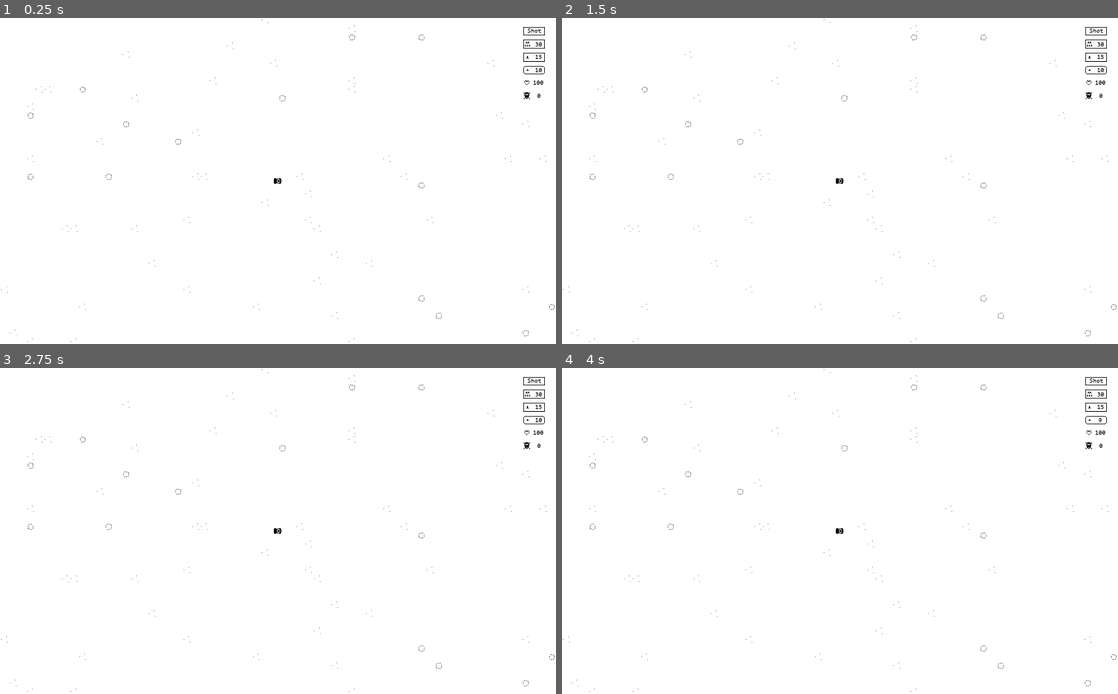
Above: before the commit, frames 1-4 (two rows, left to right).
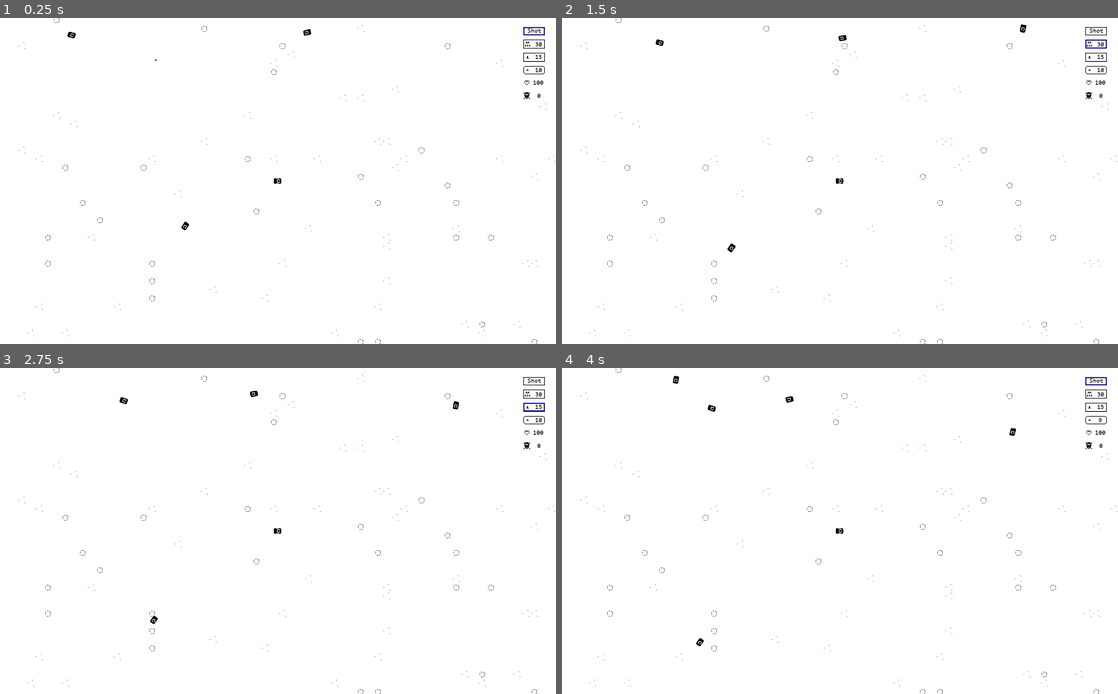
Above: after the commit, the same moments.

Repository: Tnxec2/OldTank
Game: Godot game, scene res://Game.tscn
Two runs of this game, one before a commit and one after it. Both use one fixed random seed, a clock stepped at 60 frames per second and the inputs below.
Inputs (mouse positions are in pixels of both pictures, inside the frame that each line leads up to):
- Up to frame 1 (0.25 s): no input
- Up to frame 2 (1.5 s): click (1095, 31) at 0.5 s; click (1095, 44) at 1.25 s
- Up to frame 3 (2.75 s): click (533, 407) at 2 s
- Up to frame 4 (4 s): click (1095, 420) at 2.75 s; click (1095, 381) at 3.5 s

The runs differ from the first frame. In frame 1, 0.5% of the frame differs, in the area x 0-100%, y 0-100%; in frame 2, 0.6%; in frame 3, 0.5%; in frame 4, 0.6%.

Commit message:
enemys shot

Diff:
--- a/Game.tscn
+++ b/Game.tscn
@@ -20,6 +20,7 @@
 
 [node name="GameOver" parent="." instance=ExtResource( 5 )]
 
+[connection signal="change_bullet_type" from="Map" to="HUD" method="_on_Map_change_bullet_type"]
 [connection signal="change_killed_enemys" from="Map" to="HUD" method="_on_Map_change_killed_enemys"]
 [connection signal="clicked" from="Map" to="Map/Player" method="_on_Map_clicked"]
 [connection signal="game_over" from="Map" to="." method="_on_Map_game_over"]
--- a/Map.gd
+++ b/Map.gd
@@ -1,7 +1,10 @@
 extends Node2D
 
-signal clicked(position)
+signal clicked(position, bulletType)
 signal swipedTo(vector)
+signal change_bullet_type(bulletType)
+
+var enemy_tank = preload("res://tank/EnemyTank.tscn")
 
 signal set_bomb
 signal change_killed_enemys
@@ -18,17 +21,17 @@
 var killed_enemys = 0
 var game_over = false
 
-enum BulletType {
-	SHOT,
-	CANNON,
-	MISSILE
-}
+var currentBulletType = 0
+
+var rand = RandomNumberGenerator.new()
 
 func _ready():
 	get_map_size()
 	set_camera_limits()
 	$Player.position =  Vector2(map_size.x/2, map_size.y/2)
 	emit_signal("change_killed_enemys", killed_enemys)
+	emit_signal("change_bullet_type", currentBulletType)
+	spawn_enemys()
 
 func get_map_size():
 	var map_limits = $Ground.get_used_rect()
@@ -45,6 +48,41 @@
 	$Player/Camera2D.limit_top = limits[2]
 	$Player/Camera2D.limit_bottom = limits[3]
 
+func spawn_enemys():
+	for i in range(0,10):
+		respawn_enemy()
+
+func respawn_enemy():
+	var enemy = enemy_tank.instance()
+	rand.randomize()
+	var x = rand.randf_range(10,map_size.x-10)
+	rand.randomize()
+	var y = rand.randf_range(10,map_size.y-10)
+	enemy.position = Vector2(x, y)
+	enemy.limits = limits
+	enemy.connect("died", self, "_on_EnemyTank_died")
+	enemy.connect("shoot", self, "_on_EnemyTank_shoot")
+	enemy.set_player($Player)
+	add_child(enemy)
+
+func _on_EnemyTank_died():
+	killed_enemys -= 1
+	emit_signal("change_killed_enemys", killed_enemys)
+
+func _on_EnemyTank_shoot(bullet, _position, _direction, _target=null):
+	var b = bullet.instance()
+	add_child(b)
+	b.start(_position, _direction, _target)
+
+#func respawn_tree():
+#	var tree = tree_scene.instance()
+#	rand.randomize()
+#	var x = rand.randf_range(0,map_size.x)
+#	rand.randomize()
+#	var y = rand.randf_range(0,map_size.y)
+#	tree.position.y = y
+#	tree.position.x = x
+#	add_child(tree)
 
 # func _unhandled_input(event):
 func _unhandled_input(event):
@@ -61,7 +99,7 @@
 				PP = (s2 - s1).normalized()  # obtain the movement vector
 				emit_signal("swipedTo", PP)
 			else:
-				emit_signal("clicked", s2)
+				emit_signal("clicked", s2, currentBulletType)
 	elif event is InputEventMouseMotion:
 		#print("Mouse Motion at: ", event.position)
 		pass
@@ -78,15 +116,24 @@
 
 func _on_HUD_cannon_pressed():
 	if !game_over:
-		print('_on_Buttons_cannon_pressed')
+		if $Player.cannone_count > 0:
+			currentBulletType = 1
+		else:
+			currentBulletType = 0
+		emit_signal("change_bullet_type", currentBulletType)
 
 func _on_HUD_shot_pressed():
 	if !game_over:
-		print('_on_Buttons_shot_pressed')
+		currentBulletType = 0
+		emit_signal("change_bullet_type", currentBulletType)
 
 func _on_HUD_missile_pressed():
 	if !game_over:
-		print('_on_Buttons_missile_pressed')
+		if $Player.missile_count > 0:
+			currentBulletType = 2
+		else:
+			currentBulletType = 0
+		emit_signal("change_bullet_type", currentBulletType)
 
 func _on_Player_set_bomb(bomb, _position):
 	var b = bomb.instance()
--- a/Map.tscn
+++ b/Map.tscn
@@ -13,3 +13,4 @@
 cell_custom_transform = Transform2D( 0, 0, 0, 0, 0, 0 )
 format = 1
 script = ExtResource( 4 )
+map_size = 80
--- a/TileMap.gd
+++ b/TileMap.gd
@@ -1,17 +1,17 @@
 extends TileMap
 
 
-# Declare member variables here. Examples:
-# var a = 2
-# var b = "text"
+export (int) var map_size
 
+var rand = RandomNumberGenerator.new()
 
 # Called when the node enters the scene tree for the first time.
 func _ready():
-	for n in 80:
-		for m in 80:
+	rand.randomize()
+	for n in map_size:
+		for m in map_size:
 			var type = 0
-			var r = rand_range(0, 100)
+			var r = rand.randi_range(0, 100)
 			if ( r < 98):
 				type = 0
 			elif (r < 99.5):
--- a/bullets/Bomb.gd
+++ b/bullets/Bomb.gd
@@ -14,9 +14,13 @@
 	$Explosion.show()
 	$Explosion.play("smoke")
 
+func take_damage():
+	explode()
+
 func _on_Bomb_body_entered(body):
 	if onFire:
 		explode()
+		print("_on_Bomb_body_entered: ", body)
 		if body.has_method('take_damage'):
 			body.take_damage(damage)
 
--- a/bullets/Bullet.gd
+++ b/bullets/Bullet.gd
@@ -29,14 +29,14 @@
 
 func explode():
 	set_process(false)
-	velocity = Vector2()
+	velocity = Vector2.ZERO
 	$Sprite.hide()
 	$Explosion.show()
 	$Explosion.play()
 
 func _on_Bullet_body_entered(body):
-	print("_on_Bullet_body_entered")
-	print(body)
+	print("_on_Bullet_body_entered: ", body)
+	position = body.position
 	explode()
 	if body.has_method('take_damage'):
 		body.take_damage(damage)
--- /dev/null
+++ b/bullets/EnemyTankBullet.gd
@@ -0,0 +1 @@
+extends "res://bullets/Bullet.gd"
--- /dev/null
+++ b/bullets/EnemyTankBullet.tscn
@@ -0,0 +1,26 @@
+[gd_scene load_steps=5 format=2]
+
+[ext_resource path="res://assets/textures/bullets.png" type="Texture" id=1]
+[ext_resource path="res://bullets/Bullet.tscn" type="PackedScene" id=2]
+[ext_resource path="res://bullets/EnemyTankBullet.gd" type="Script" id=3]
+
+[sub_resource type="CircleShape2D" id=1]
+radius = 3.0
+
+[node name="EnemyTankBullet" instance=ExtResource( 2 )]
+collision_layer = 8
+collision_mask = 11
+script = ExtResource( 3 )
+speed = 750
+damage = 10
+
+[node name="Sprite" parent="." index="0"]
+texture = ExtResource( 1 )
+region_enabled = true
+region_rect = Rect2( 4, 0, 6, 6 )
+
+[node name="CollisionShape2D" parent="." index="1"]
+shape = SubResource( 1 )
+
+[node name="LifeTime" parent="." index="2"]
+wait_time = 0.5
--- /dev/null
+++ b/tank/EnemyTank.gd
@@ -0,0 +1,65 @@
+extends "res://tank/Tank.gd"
+
+export (float) var turret_speed
+export (int) var detect_radius
+var turret_target = null
+var player = null
+
+var limits = [0, 0, 0, 0] # left, right, top, bottom
+
+var rand = RandomNumberGenerator.new()
+
+func _ready():
+	var circle = CircleShape2D.new()
+	$DetectRadius/CollisionShape2D.shape = circle
+	$DetectRadius/CollisionShape2D.shape.radius = detect_radius
+	rand.randomize()
+	randomRotate()
+
+func randomRotate():
+	var angle = rand.randf_range(0, PI)
+	velocity = Vector2(speed, 0).rotated(angle)
+	rotate(angle)
+	$Turret.rotate(0)
+
+func control(delta):
+	wrap_around_map()
+
+func drive_to(target_vector: Vector2) -> void:
+	look_at(position+target_vector)
+	velocity = target_vector * speed
+
+func set_player(p):
+	player = p
+
+func setDirection(delta):
+	if turret_target == null:
+		return
+	var vec_to_player = turret_target.global_position - global_position
+	vec_to_player = vec_to_player.normalized()
+	drive_to(vec_to_player)
+
+func wrap_around_map():
+	if global_position.x > limits[1]:
+		global_position.x = limits[0] + 10
+	elif global_position.x < limits[0]:
+		global_position.x = limits[1] - 10
+	if global_position.y > limits[3]:
+		global_position.y = limits[2] + 10
+	elif global_position.y < limits[2]:
+		global_position.y = limits[3] - 10
+
+func _process(delta):
+	if turret_target:
+		var target_dir = (turret_target.global_position - global_position).normalized()
+		var current_dir = Vector2(1, 0).rotated($Turret.global_rotation)
+		$Turret.global_rotation = current_dir.linear_interpolate(target_dir, turret_speed * delta).angle()
+		if target_dir.dot(current_dir) > 0.9:
+			shoot(gun_shots, gun_spread, turret_target)
+
+func _on_DetectRadius_body_entered(body):
+	turret_target = body
+
+func _on_DetectRadius_body_exited(body):
+	if body == turret_target:
+		turret_target = null
--- /dev/null
+++ b/tank/EnemyTank.tscn
@@ -0,0 +1,36 @@
+[gd_scene load_steps=6 format=2]
+
+[ext_resource path="res://tank/Tank.tscn" type="PackedScene" id=1]
+[ext_resource path="res://assets/textures/enemy_body.png" type="Texture" id=2]
+[ext_resource path="res://assets/textures/enemy_turret.png" type="Texture" id=3]
+[ext_resource path="res://tank/EnemyTank.gd" type="Script" id=4]
+[ext_resource path="res://bullets/EnemyTankBullet.tscn" type="PackedScene" id=5]
+
+[node name="EnemyTank" instance=ExtResource( 1 )]
+collision_layer = 4
+collision_mask = 7
+script = ExtResource( 4 )
+Bullet = ExtResource( 5 )
+speed = 40
+gun_cooldown = 0.5
+max_health = 50
+turret_speed = 1.0
+detect_radius = 200
+
+[node name="Body" parent="." index="0"]
+texture = ExtResource( 2 )
+
+[node name="Turret" parent="." index="3"]
+texture = ExtResource( 3 )
+
+[node name="Muzzle" parent="Turret" index="0"]
+position = Vector2( 8, 0 )
+
+[node name="DetectRadius" type="Area2D" parent="." index="5"]
+collision_layer = 0
+collision_mask = 2
+
+[node name="CollisionShape2D" type="CollisionShape2D" parent="DetectRadius" index="0"]
+
+[connection signal="body_entered" from="DetectRadius" to="." method="_on_DetectRadius_body_entered"]
+[connection signal="body_exited" from="DetectRadius" to="." method="_on_DetectRadius_body_exited"]
--- a/tank/Player.gd
+++ b/tank/Player.gd
@@ -13,27 +13,15 @@
 export (int) var missile_count
 
 signal change_bomb_count
-signal shoot
 signal set_bomb
 signal change_cannon_count
 signal change_missile_count
 signal change_killed_enemys
 
-
-
-enum BulletTypes {
-	Shot,
-	Cannon,
-	Missile
-}
-
-var currentBulletType = BulletTypes.Shot
-
 func _ready():
 	emit_signal("change_bomb_count", bomb_count)
 	emit_signal("change_cannon_count", cannone_count)
 	emit_signal("change_missile_count", missile_count)
-
 
 func control(delta):
 	position.x = clamp(position.x, $Camera2D.limit_left + $Body.texture.get_width()/2, $Camera2D.limit_right - $Body.texture.get_width()/2)
@@ -48,18 +36,18 @@
 	look_at(position+target_vector)
 	velocity = target_vector * speed
 
-func shot_to(position: Vector2):
+func shot_to(position: Vector2, bulletType: int):
 	turret_rotate_timer = TURRET_ROTATE_BACK_DELAY
 	$Turret.look_at(position)
 	var dir = Vector2(1, 0).rotated($Turret.global_rotation)
-	if currentBulletType == BulletTypes.Shot:
+	if bulletType == 0:
 		emit_signal('shoot', Shot, $Turret/Muzzle.global_position, dir)
-	elif currentBulletType == BulletTypes.Cannon:
+	elif bulletType == 1:
 		if cannone_count > 0:
 			cannone_count -= 1
 			emit_signal("change_cannon_count", cannone_count)
 			emit_signal('shoot', Cannone, $Turret/Muzzle.global_position, dir)
-	elif currentBulletType == BulletTypes.Missile:
+	elif bulletType == 2:
 		if missile_count > 0:
 			missile_count -= 1
 			emit_signal("change_missile_count", missile_count)
@@ -68,8 +56,8 @@
 func _on_Map_swipedTo(vector):
 	drive_to(vector)
 
-func _on_Map_clicked(position):
-	shot_to(position)
+func _on_Map_clicked(position, bulletType):
+	shot_to(position, bulletType)
 
 func setBomb():
 	if bomb_count <= 0:
--- a/tank/Player.tscn
+++ b/tank/Player.tscn
@@ -7,6 +7,7 @@
 [ext_resource path="res://bullets/Bomb.tscn" type="PackedScene" id=5]
 [ext_resource path="res://bullets/PlayerMissile.tscn" type="PackedScene" id=6]
 [ext_resource path="res://bullets/PlayerShot.tscn" type="PackedScene" id=7]
+[ext_resource path="res://bullets/PlayerCannone.tscn" type="PackedScene" id=8]
 
 [node name="Player" instance=ExtResource( 2 )]
 position = Vector2( 242, 221 )
@@ -18,6 +19,7 @@
 max_health = 100
 Bomb = ExtResource( 5 )
 Shot = ExtResource( 7 )
+Cannone = ExtResource( 8 )
 Missile = ExtResource( 6 )
 bomb_count = 10
 cannone_count = 30
--- a/tank/Tank.gd
+++ b/tank/Tank.gd
@@ -2,12 +2,16 @@
 
 signal health_changed
 signal dead
+signal shoot
 
 export (PackedScene) var Bullet
 export (int) var speed
 export (float) var rotation_speed
 export (float) var gun_cooldown
 export (int) var max_health
+
+export (int) var gun_shots = 1
+export (float, 0, 1.5) var gun_spread = 0.2
 
 var velocity = Vector2()
 var can_shoot = true
@@ -22,9 +26,21 @@
 func control(delta):
 	pass
 
+func shoot(num, spread, target=null):
+	if can_shoot:
+		can_shoot = false
+		$GunTimer.start()
+		var dir = Vector2(1, 0).rotated($Turret.global_rotation)
+		if num > 1:
+			for i in range(num):
+				var a = -spread + i * (2*spread)/(num-1)
+				emit_signal('shoot', Bullet, $Turret/Muzzle.global_position, dir.rotated(a), target)
+		else:
+			emit_signal('shoot', Bullet, $Turret/Muzzle.global_position, dir, target)
+
 func _physics_process(delta):
 	if not alive:
-			return
+		return
 	control(delta)
 	move_and_slide(velocity)
 
--- a/tank/Tank.tscn
+++ b/tank/Tank.tscn
@@ -4,7 +4,7 @@
 [ext_resource path="res://animation/explosion.tres" type="SpriteFrames" id=2]
 
 [sub_resource type="RectangleShape2D" id=1]
-extents = Vector2( 8, 5 )
+extents = Vector2( 7, 5 )
 
 [node name="Tank" type="KinematicBody2D"]
 script = ExtResource( 1 )
--- a/ui/hud.gd
+++ b/ui/hud.gd
@@ -5,6 +5,8 @@
 signal cannon_pressed
 signal missile_pressed
 
+var button_selected = preload("res://assets/button_square_9_selected.png")
+var button_normal = preload("res://assets/button_square_9.png")
 
 func _on_VBoxContainer_bomb_pressed():
 	emit_signal("bomb_pressed")
@@ -35,3 +37,15 @@
 
 func _on_Map_change_killed_enemys(value: int):
 	$Control/VBoxContainer/EnemysContainer/Control/EnemysIcon/Label.text = str(value)
+
+
+func _on_Map_change_bullet_type(bulletType):
+	$Control/VBoxContainer/ShotContainer/Background.texture = button_normal
+	$Control/VBoxContainer/CannonContainer/Background.texture = button_normal
+	$Control/VBoxContainer/MissileContainer/Background.texture = button_normal
+	if bulletType == 2:
+		$Control/VBoxContainer/MissileContainer/Background.texture = button_selected
+	elif bulletType == 1:
+		$Control/VBoxContainer/CannonContainer/Background.texture = button_selected
+	else:
+		$Control/VBoxContainer/ShotContainer/Background.texture = button_selected
Binary file added: assets/button_round_9_selected.png
Not shown, added: assets/button_round_9_selected.png.import
Binary file added: assets/button_square_9_selected.png
Not shown, added: assets/button_square_9_selected.png.import
Binary file added: assets/textures/enemy_body.png
Not shown, added: assets/textures/enemy_body.png.import
Binary file added: assets/textures/enemy_turret.png
Not shown, added: assets/textures/enemy_turret.png.import
Binary file added: assets/textures/heli.png
Not shown, added: assets/textures/heli.png.import
Binary file added: assets/textures/heli_rotor.png
Not shown, added: assets/textures/heli_rotor.png.import
(and 7 more such lines)
